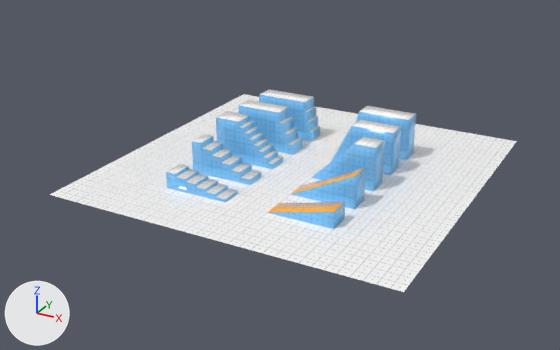
The glTF model public/glb/ramps.glb: old version first, new version second.
The view is the same before and after, from a 50 mm camera at (15.1, -29.6, 14.1) aimed at (-0.6, -1.0, -0.2). Every picture has the same lights, and +X, +Y and +Z are marked at lower left. Vertices at the same position are counted once.

The first picture shows 'Environment'.
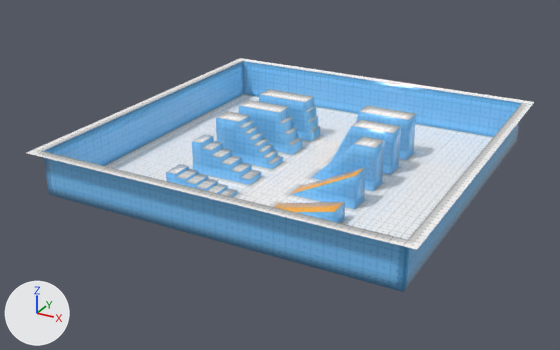
Commit message: Update ramp model

Patch to the scene script:
```diff
--- a/public/glb/ramps.glb.py
+++ b/public/glb/ramps.glb.py
@@ me_mesh @@
 # used by ob_environment; location = (0.0, 0.0, 0.0)
-me_mesh.from_pydata(...)  # 1673 vertices, 3308 faces; spans x -8.0..8.0, y -8.0..8.0, z 0.0..2.0
+me_mesh.from_pydata(...)  # 2321 vertices, 4596 faces; spans x -8.5..8.5, y -8.5..8.5, z 0.0..2.0
+# me_mesh part 1: 648 vertices added at x -8.5..8.5, y -8.5..8.5, z 0.5..2.0
+# me_mesh part 2: 848 kept faces spanning x -8.0..8.0, y -8.0..8.0, z 0.0..2.0 get new texture (UV) coordinates
 me_mesh.materials.append(mat_material)
```

Location of each change, (x1, y1, x2, y2) in pixels of the pictures (560 x 350 px):
'Environment', reshaped (9% wider, 15% taller): before (49, 89, 517, 292); after (26, 58, 534, 292)
part 1 of me_mesh, added (blue): after (26, 58, 534, 292)
part 2 of me_mesh, surface changed: (105, 89, 493, 226) in both
